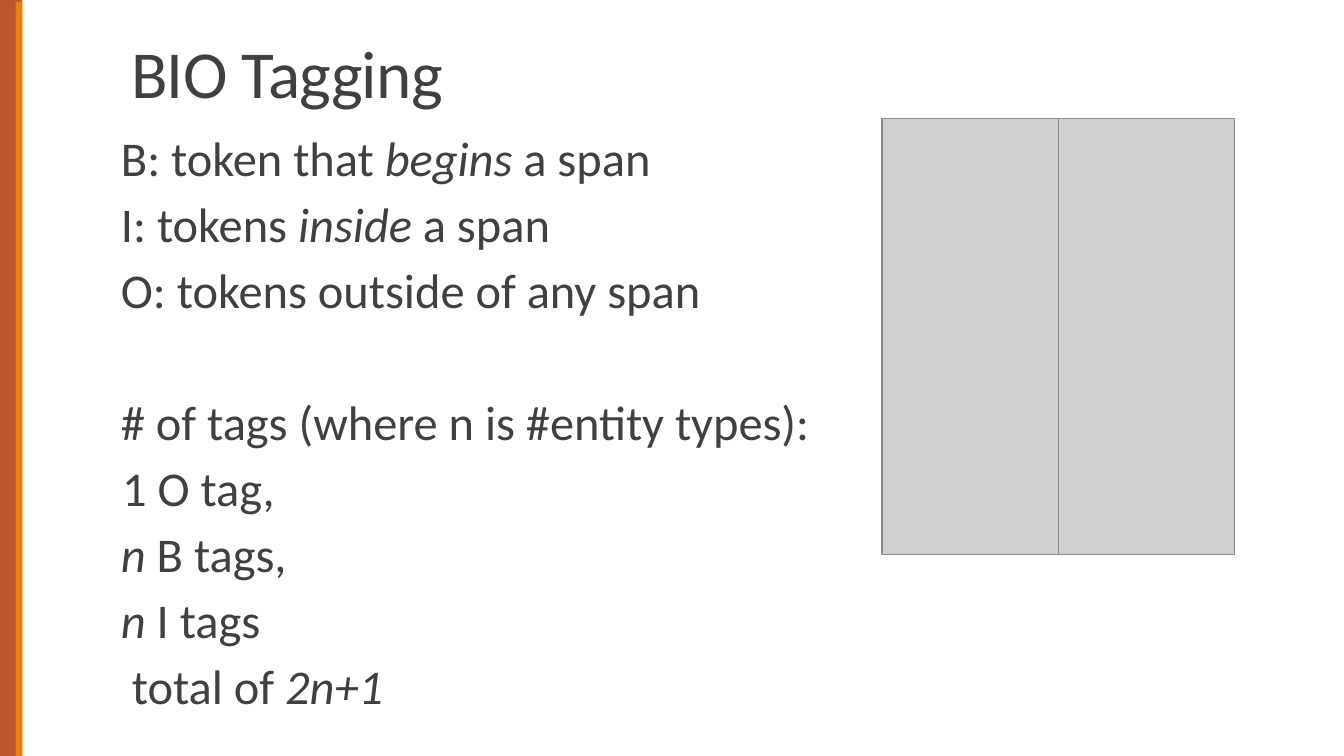
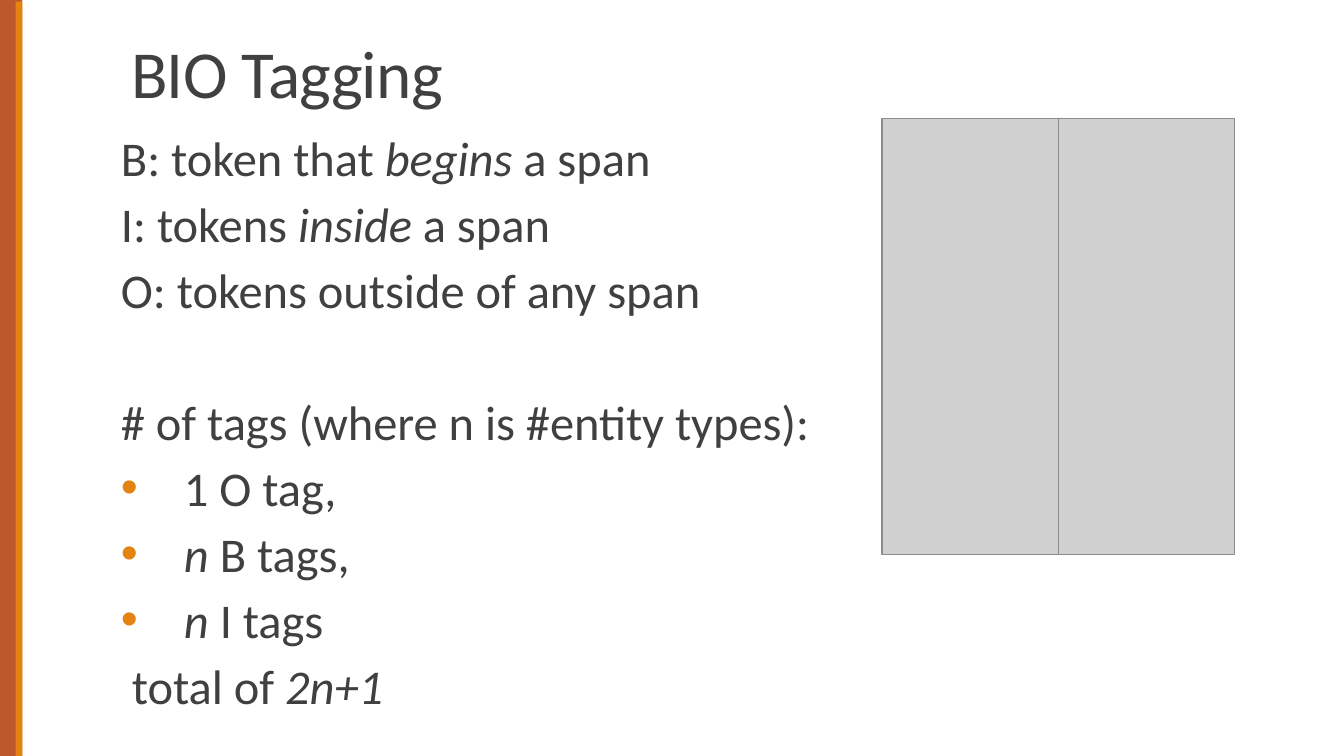
Before and after one commit to chriswjh/chriswjh.github.io, a slide deck: slide 49 of NLP_TM/17-POSNER.pptx. Drawn at 1344x756 pixels with LibreOffice and Linux fonts; fonts in the diff are those of the drawing; grey boxes stand for pictures. Boxes give left, top, right and bottom in pixels: in the first picture for what was removed or moved away, otherwise in the second. Text is boxed around its words. In the diff, an @@ line names an element or a change of style, - is before the commit and + after.

```diff
--- a/NLP_TM/17-POSNER.pptx
+++ b/NLP_TM/17-POSNER.pptx
@@ text at (x1=184, y1=474, x2=350, y2=647): bullet none to • @@
```
Also in this commit, not shown: 14 other slides changed, 4 other files.
